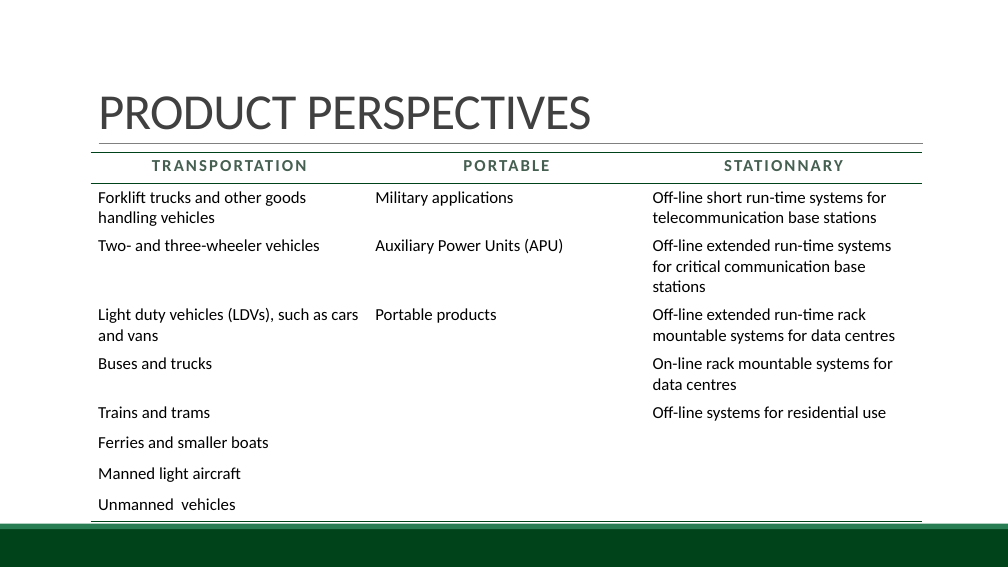
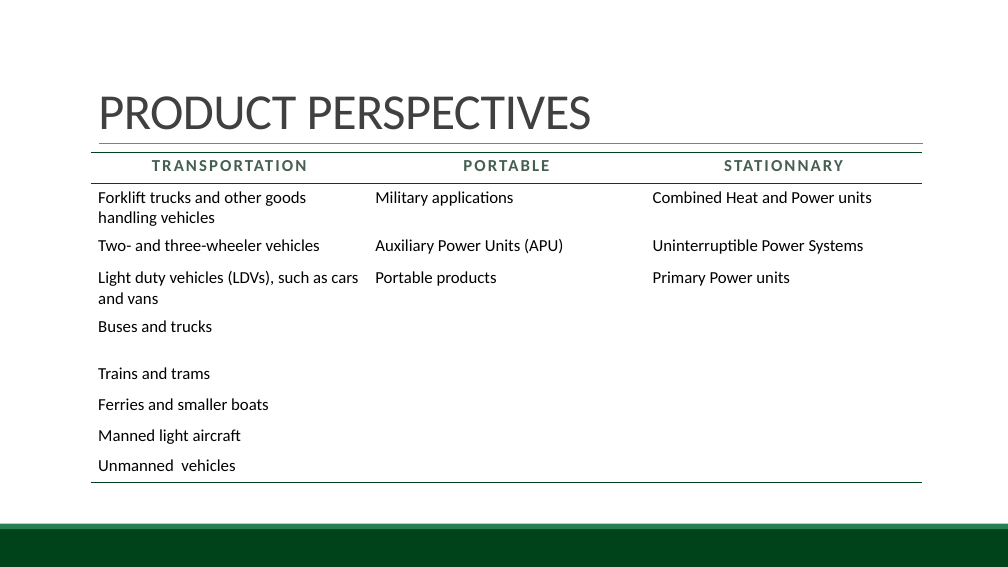
Before and after one commit to BambuGMS/Industry-Analysis-Report, a slide deck: slide 8 of Assignments/Presentations/2015.04.15Presentation_0.1.pptx. Drawn at 1008x567 pixels with LibreOffice and Linux fonts; fonts in the diff are those of the drawing; background and template pictures are left out. Boxes give left, top, right and bottom in pixels: in the first picture for what was removed or moved away, otherwise in the second. Text is boxed around its words. In the diff, an @@ line names an element or a change of style, - is before the commit and + after.

Commit message:
changed the content of table applications

```diff
--- a/Assignments/Presentations/2015.04.15Presentation_0.1.pptx
+++ b/Assignments/Presentations/2015.04.15Presentation_0.1.pptx
@@ table at (91,153,923,482) @@
-row 2, column 3: Off-line short run-time systems for telecommunication base stations
+row 2, column 3: Combined Heat and Power units
-row 3, column 3: Off-line extended run-time systems for critical communication base stations
+row 3, column 3: Uninterruptible Power Systems
-row 4, column 3: Off-line extended run-time rack mountable systems for data centres
+row 4, column 3: Primary Power units
-row 5, column 3: On-line rack mountable systems for data centres
+row 5, column 3: 
-row 6, column 3: Off-line systems for residential use
+row 6, column 3: 
```
Also in this commit, not shown: 1 other slide changed.
